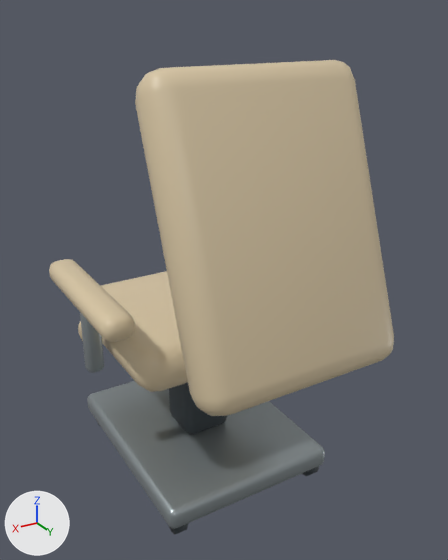
One commit to the glTF model yolanda/zombie/assets/opening/recliners/TreatmentRecliner_starter.glb: the scene before it, then after it.
Before and after are seen from a 50 mm camera at (0.147, 1.566, 1.394) aimed at (-0.737, 0.093, 0.658). The lights are fixed; the arrows at lower left show +X, +Y and +Z. The first picture is the older version. Vertices at exactly the same position are counted once.

The first picture shows 'TreatmentRecliner_starter'.
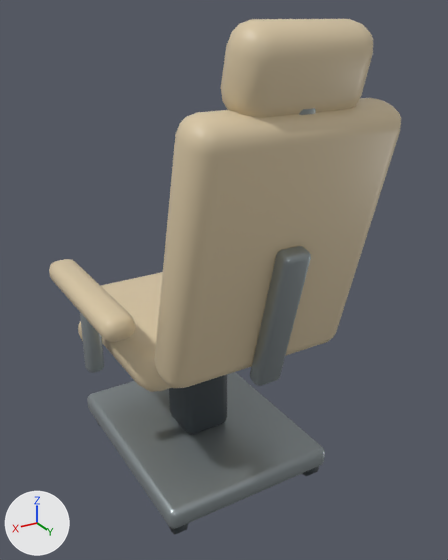
What differs and where, as boxes [x1, y1, x2, y2] in the pictures (448 x 560 px):
'TreatmentRecliner_starter', reshaped (9% taller): before [49, 60, 394, 534]; after [49, 19, 401, 534]
part 1 of me_cube_007, rebuilt (18% shorter): before [135, 60, 394, 416]; after [154, 98, 401, 388]
part 2 of me_cube_007, added (beige): after [221, 19, 373, 117]
part 3 of me_cube_007, added: after [250, 246, 311, 386]
part 4 of me_cube_007, added (mostly hidden): after [299, 108, 316, 115]

What the commit changed:
me_cube_007 is used by ob_treatmentrecliner_starter; location (0.0, 0.0, 0.0).
me_cube_007 had 960 vertices, 1868 faces and spanned x -1.08..-0.3, y -0.499..0.595, z 0.0..1.289.
me_cube_007 now has 1248 vertices, 2432 faces and spans x -1.08..-0.3, y -0.499..0.547, z 0.0..1.384.
me_cube_007 part 1: the loose piece of 96 vertices spanning x -0.98..-0.4, y 0.232..0.595, z 0.544..1.289 is rebuilt with 96 vertices and now spans x -0.97..-0.41, y 0.253..0.539, z 0.509..1.213.
me_cube_007 part 2: a new loose piece of 96 vertices spanning x -0.86..-0.52, y 0.4..0.547, z 1.187..1.384, in mat_vinyl_starter (beige #d9c7a5).
me_cube_007 part 3: a new loose piece of 96 vertices spanning x -0.73..-0.65, y 0.362..0.511, z 0.479..0.89, in mat_frame_starter (grey #9aa3a6).
me_cube_007 part 4: a new loose piece of 96 vertices spanning x -0.715..-0.665, y 0.471..0.526, z 1.147..1.265, in mat_frame_starter (grey #9aa3a6).
